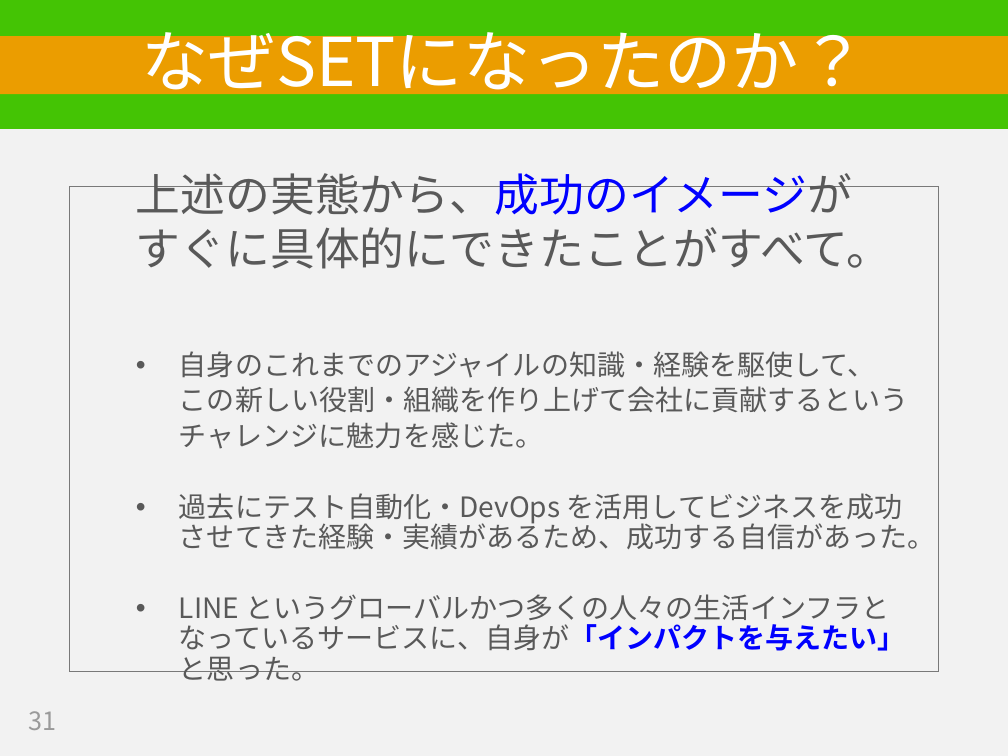
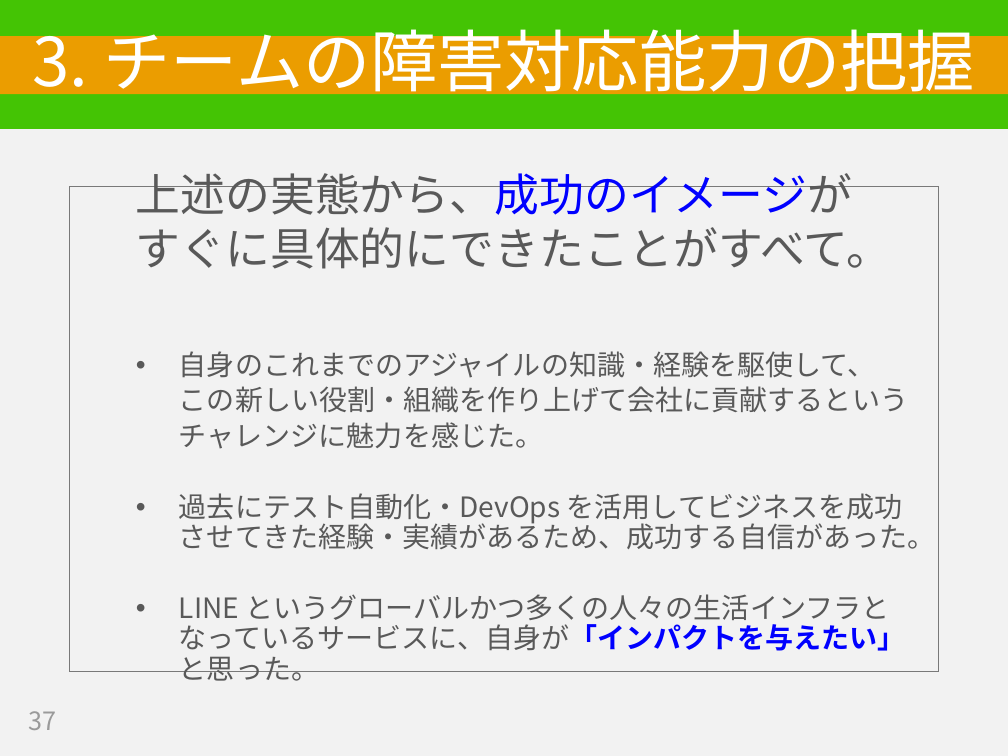
Before and after one commit to hageyahhoo/RSGT2018, a slide deck: slide 37 of SET_at_LINE_ja.pptx (slide 31 before the commit). Drawn at 1008x756 pixels with LibreOffice and Linux fonts; fonts in the diff are those of the drawing. Boxes give left, top, right and bottom in pixels: in the first picture for what was removed or moved away, otherwise in the second. Text is boxed around its words. In the diff, an @@ line names an element or a change of style, - is before the commit and + after.

```diff
--- a/SET_at_LINE_ja.pptx
+++ b/SET_at_LINE_ja.pptx
@@ title at bbox=[33, 18, 975, 103]: text changed @@
-なぜSETになったのか？
+3. チームの障害対応能力の把握
@@ page number at bbox=[28, 711, 56, 730]: text changed @@
-31
+37
```
Also in this commit, not shown: 6 other slides changed, 11 slides added, 1 slide removed.
